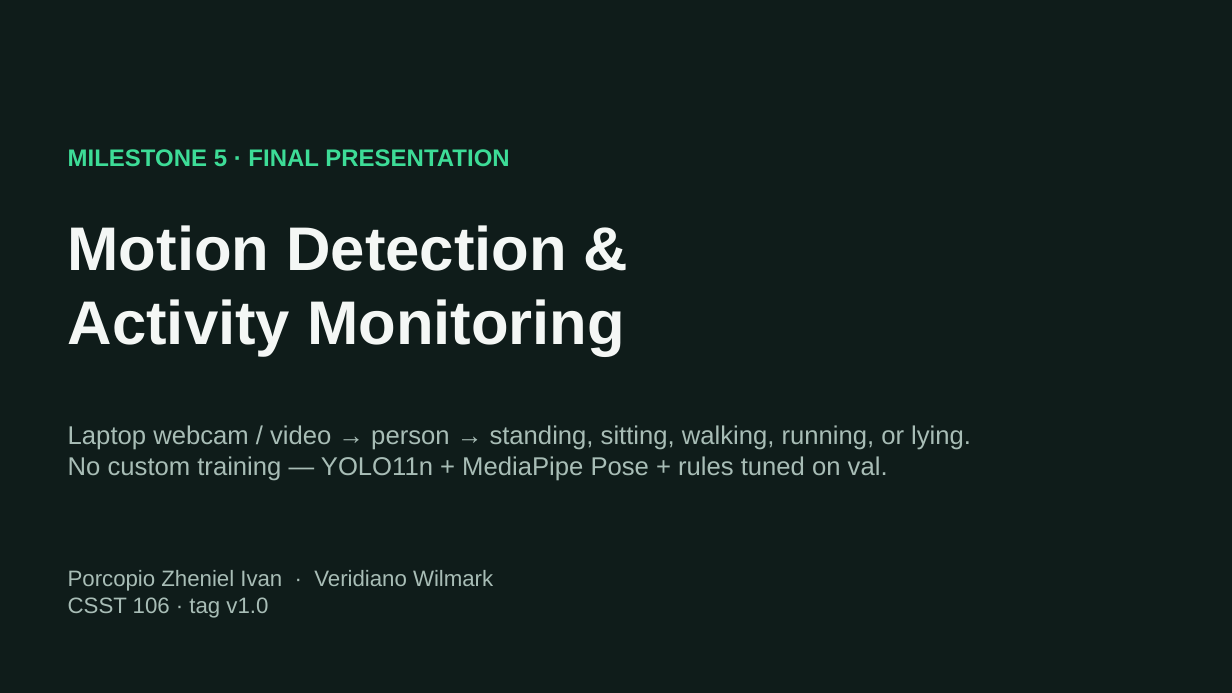
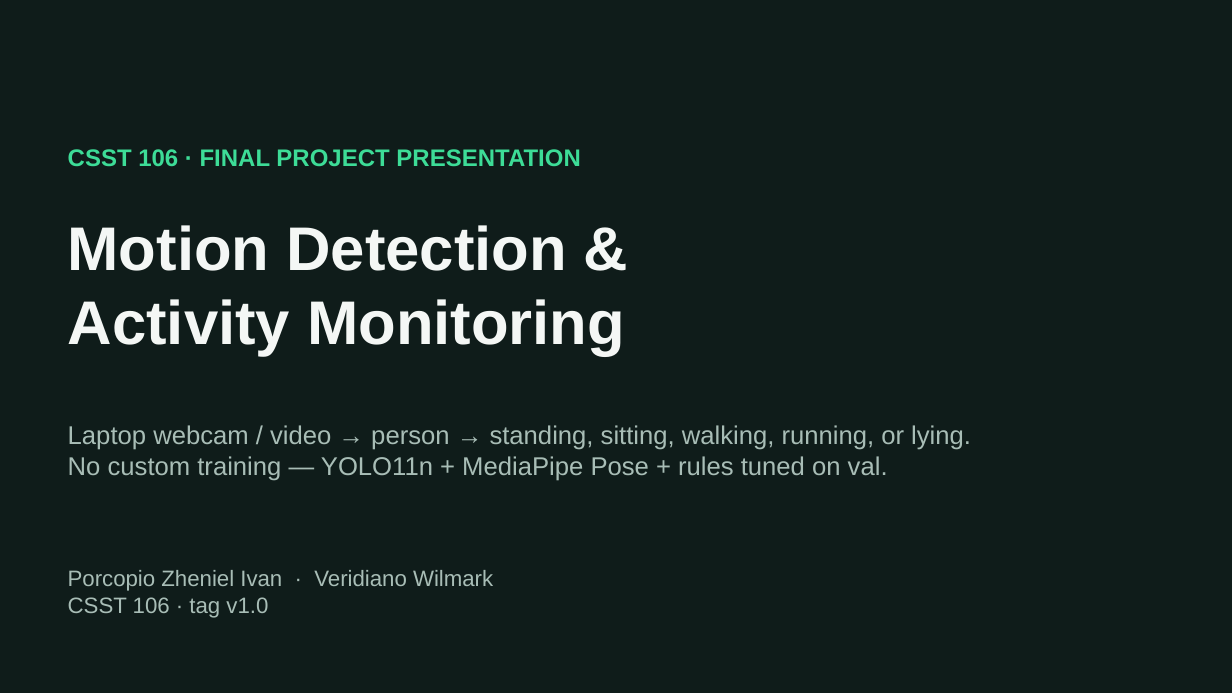
Before and after one commit to Wilul1/Computer_Vision, a slide deck: slide 1 of docs/slides_final.pptx. Drawn at 1232x693 pixels with LibreOffice and Linux fonts; fonts in the diff are those of the drawing. Boxes give left, top, right and bottom in pixels: in the first picture for what was removed or moved away, otherwise in the second. Text is boxed around its words. In the diff, an @@ line names an element or a change of style, - is before the commit and + after.

```diff
--- a/docs/slides_final.pptx
+++ b/docs/slides_final.pptx
@@ text at [68,149,580,167]: text changed @@
-MILESTONE 5 · FINAL PRESENTATION
+CSST 106 · FINAL PROJECT PRESENTATION
```
Also in this commit, not shown: 1 other slide changed, 1 slide added, 33 other files.
